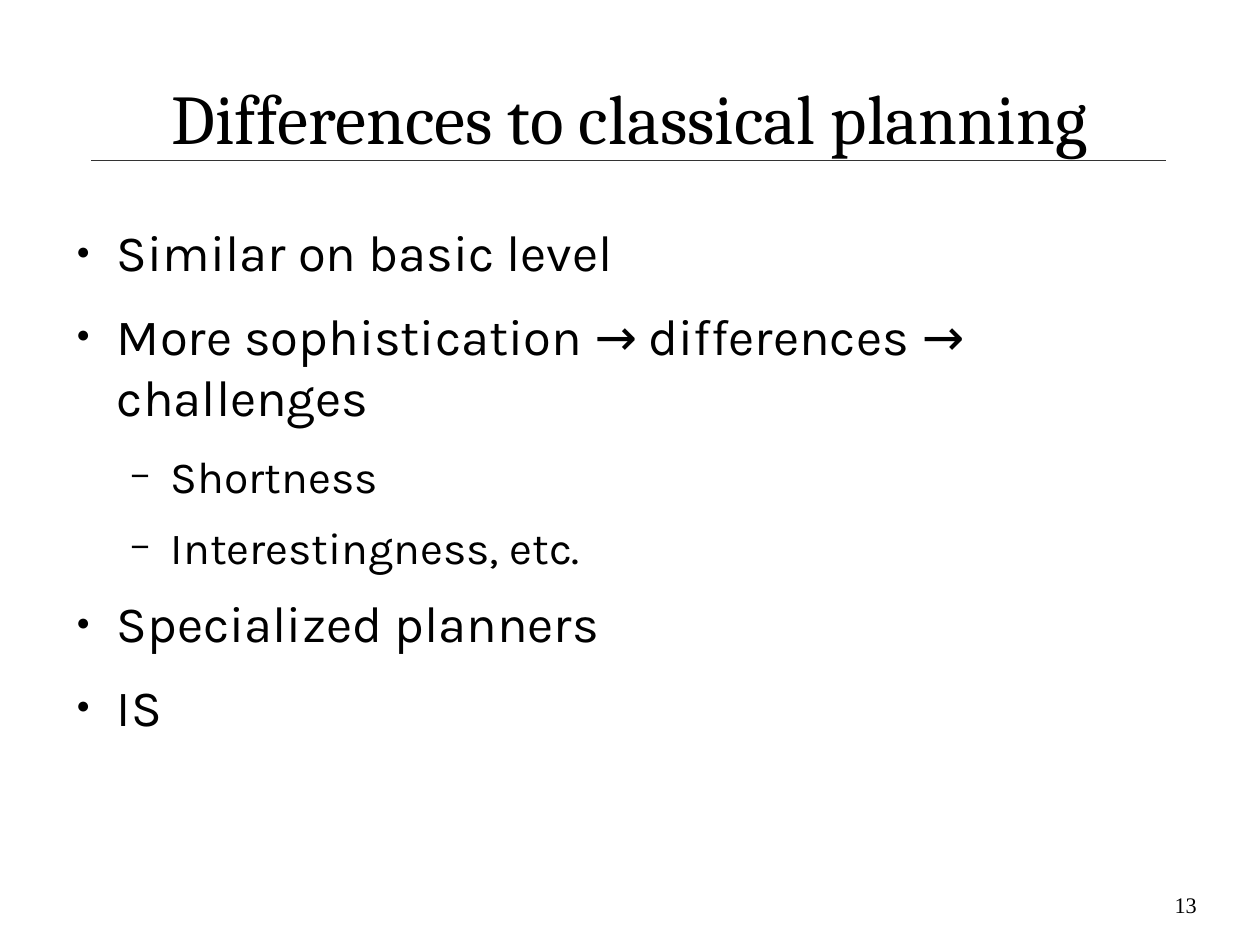
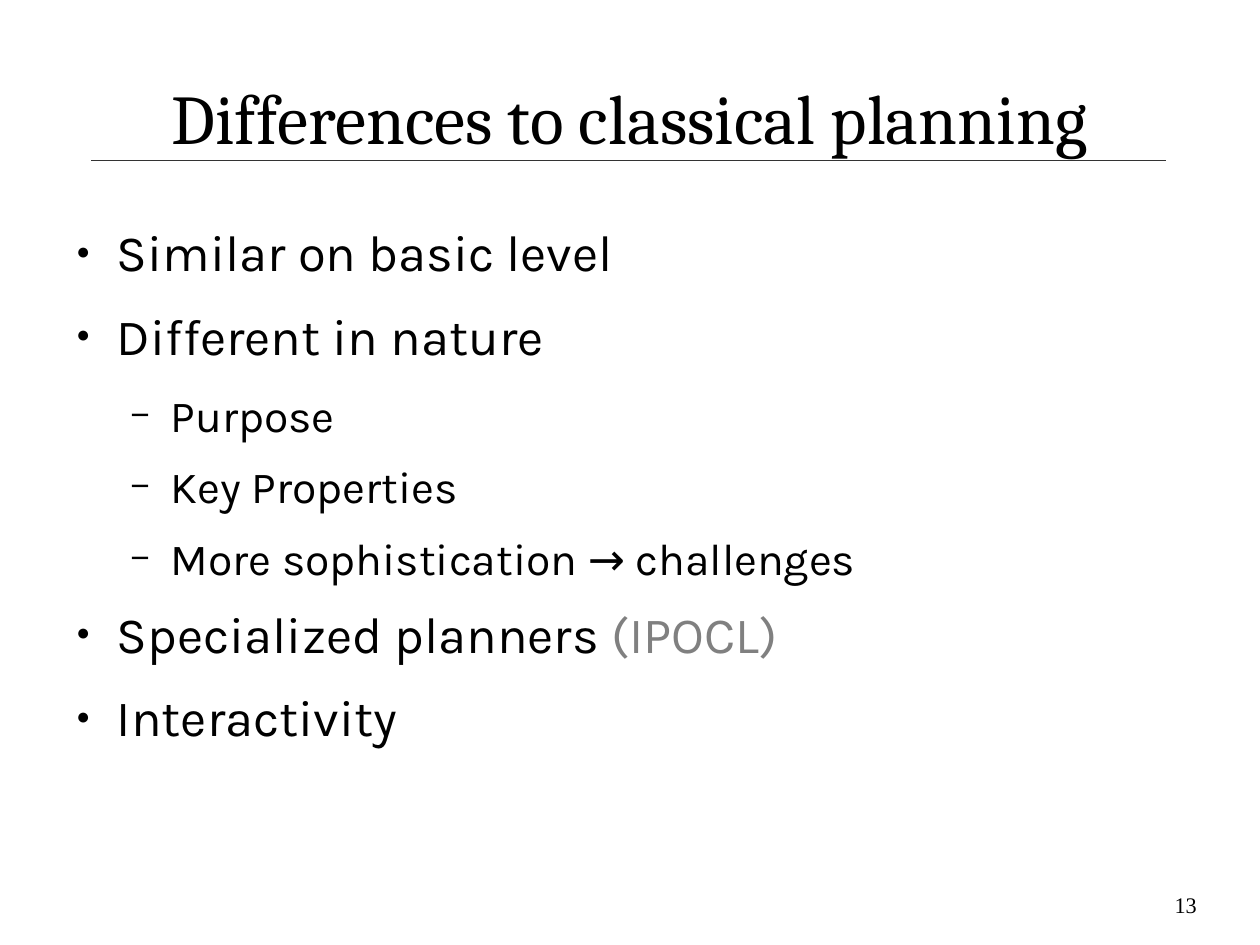
Before and after one commit to IllDepence/ai_seminar, a slide deck: slide 13 of praes/praes.odp. Drawn at 1260x945 pixels with LibreOffice and Linux fonts; fonts in the diff are those of the drawing. Boxes give left, top, right and bottom in pixels: in the first picture for what was removed or moved away, otherwise in the second. Text is boxed around its words. In the diff, an @@ line names an element or a change of style, - is before the commit and + after.

```diff
--- a/praes/praes.odp
+++ b/praes/praes.odp
@@ text at (117,320,856,748): text changed @@
-● More sophistication → differences → challenges
-  − Shortness
-  − Interestingness, etc.
-● Specialized planners
-● IS
+● Different in nature
+  − Purpose
+  − Key Properties
+  − More sophistication → challenges
+● Specialized planners (IPOCL)
+● Interactivity
```
Also in this commit, not shown: 14 other slides changed, 10 slides added, 2 slides removed, 4 other files.
